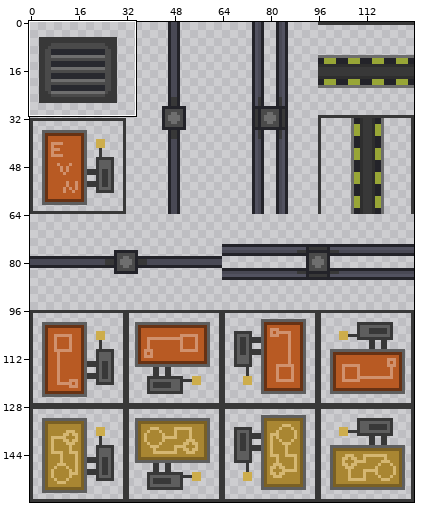
A sprite sheet gets an edit: ObjectsRelated/TilesRelated/TileAssets/HostileShipMetal/Tileset_HostileShipMetal_Uncollidables__Decor_WallMisc01.png. The first picture is a wide view before the edit; the outline marks the close-up.
Close-up. As it was:
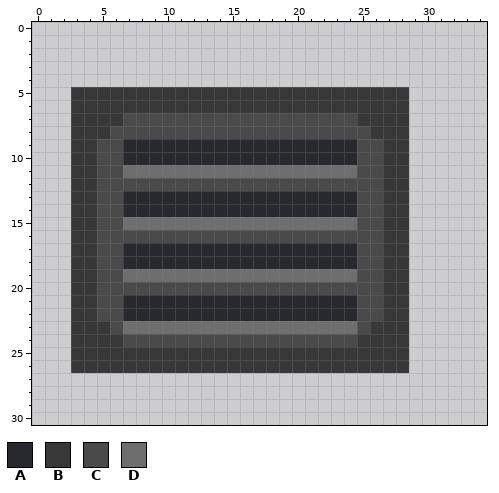
The file is 128x160 pixels. Colours within 5 levels of each other are drawn and written as one. Shown: x 0..34, y 0..30.
Palette (. is transparent): A #28292f  B #383838  C #4a4a4a  D #6e6e6e
Once edited:
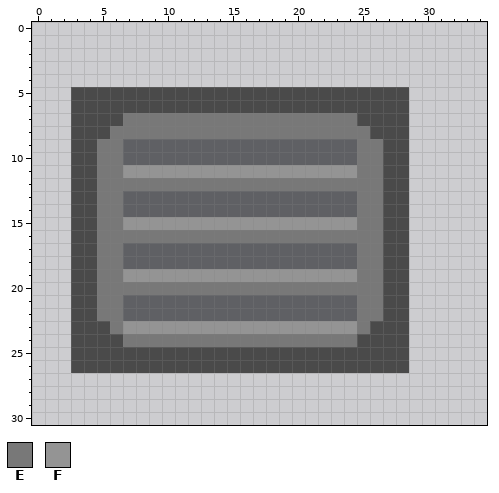
Colours new in this view: E #787878  F #949494
From the commit log: made even more map specific decors
The exact change:
Colour A changes from #28292f to #5f6064.
The author changed colour B to colour C in rows 5 to 6 at x 3 to 28; in row 7 at x 3 to 6 and 25 to 28; in row 8 at x 3 to 5 and 26 to 28; in rows 9 to 22 at x 3 to 4 and 27 to 28; in row 23 at x 3 to 5 and 26 to 28; in row 24 at x 3 to 6 and 25 to 28.
The author changed colour B to colour C in rows 25 to 26 at x 3 to 28.
The author changed colour C to colour E in row 7 at x 7 to 24; in row 8 at x 6 to 25; in rows 9 to 11 at x 5 to 6 and 25 to 26; in row 12 at x 5 to 26; in rows 13 to 15 at x 5 to 6 and 25 to 26; in row 16 at x 5 to 26.
The author changed colour C to colour E in rows 17 to 19 at x 5 to 6 and 25 to 26; in row 20 at x 5 to 26; in rows 21 to 22 at x 5 to 6 and 25 to 26; in row 23 at x 6 and 25; in row 24 at x 7 to 24.
The author changed colour D to colour F in row 11 at x 7 to 24; in row 15 at x 7 to 24; in row 19 at x 7 to 24; in row 23 at x 7 to 24.
Boxes around the changes in both close-ups, in picture pixels (x1, y1, x2, y2):
changed: (71, 87, 409, 373)
